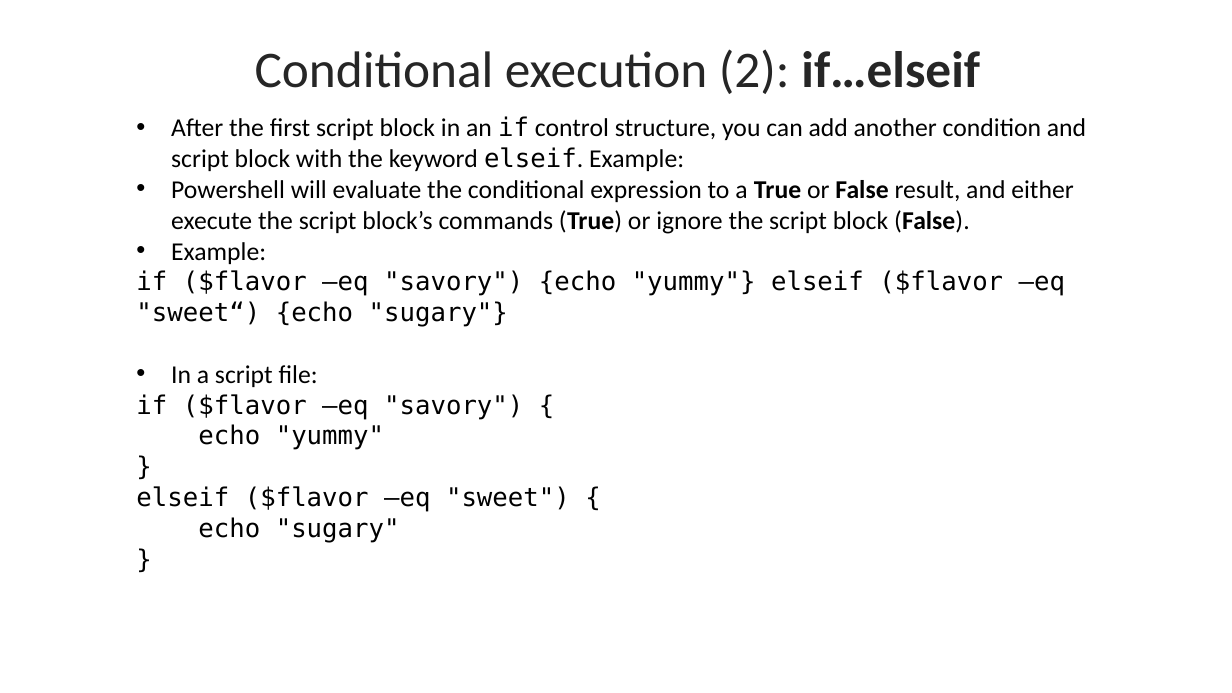
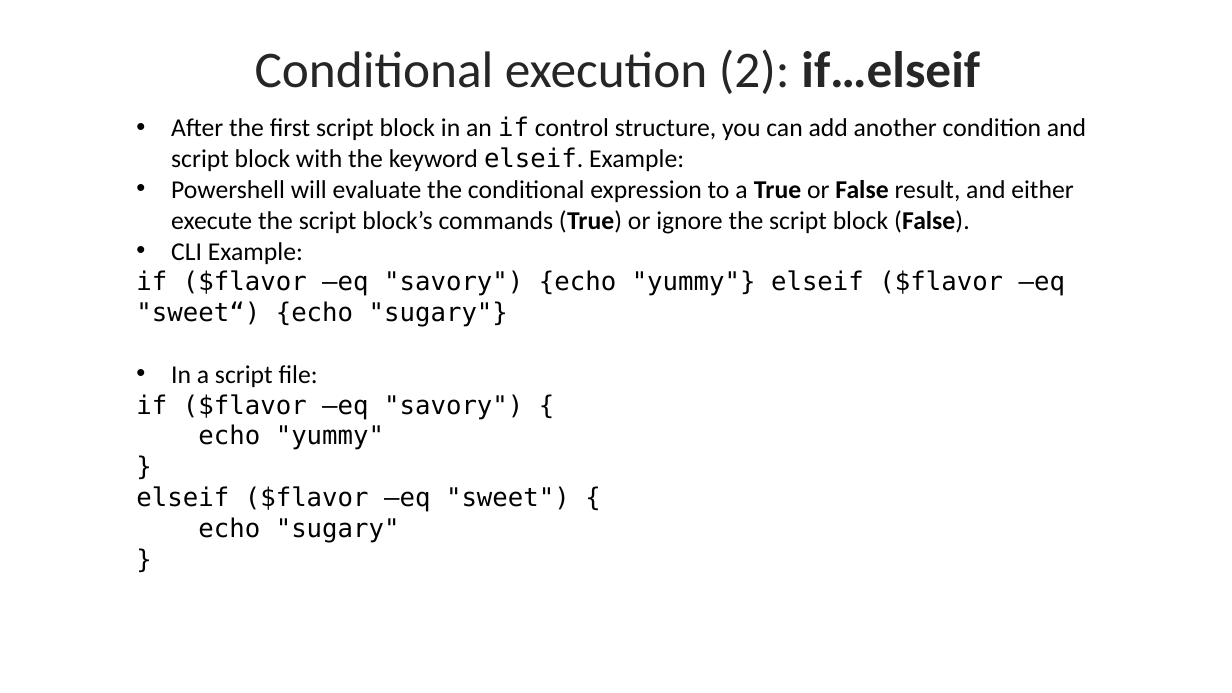
Before and after one commit to byui-cyber360/content, a slide deck: slide 5 of CYBER360-2.4-Control-Structures.pptx. Drawn at 1232x693 pixels with LibreOffice and Linux fonts; fonts in the diff are those of the drawing. Boxes give left, top, right and bottom in pixels: in the first picture for what was removed or moved away, otherwise in the second. Text is boxed around its words. In the diff, an @@ line names an element or a change of style, - is before the commit and + after.

```diff
--- a/CYBER360-2.4-Control-Structures.pptx
+++ b/CYBER360-2.4-Control-Structures.pptx
@@ text at [171, 242, 303, 264]: text changed @@
-• Example:
+• CLI Example:
```
Also in this commit, not shown: 2 other slides changed, 22 other files.
